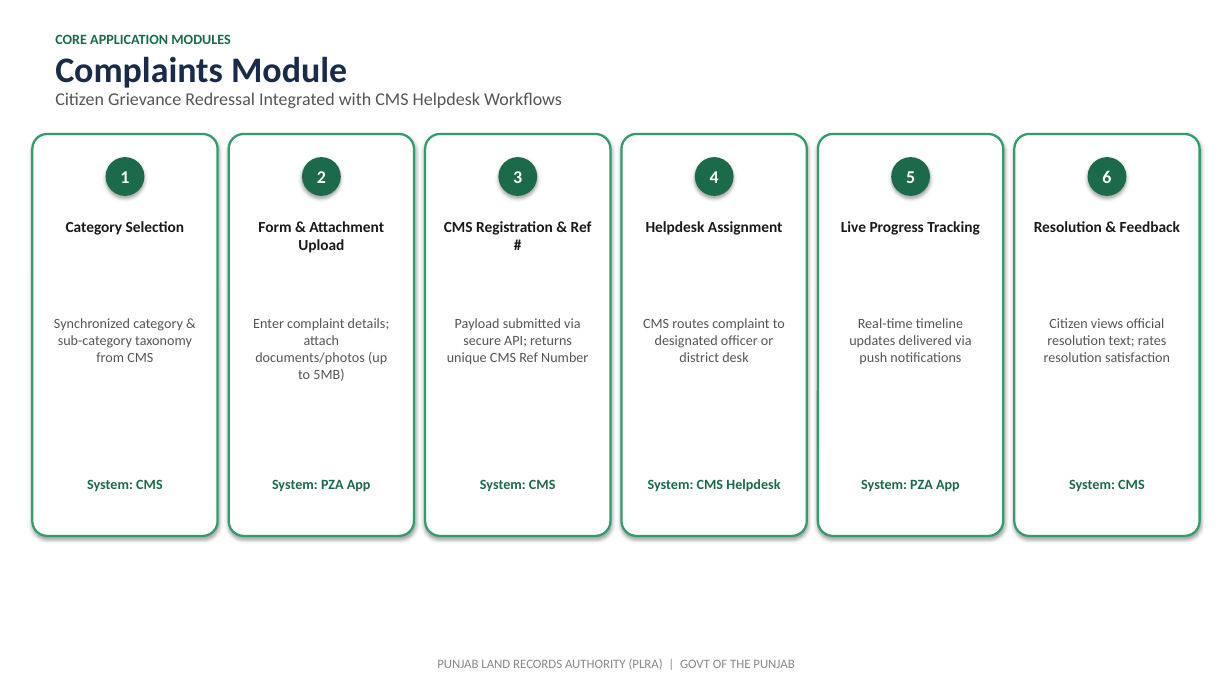
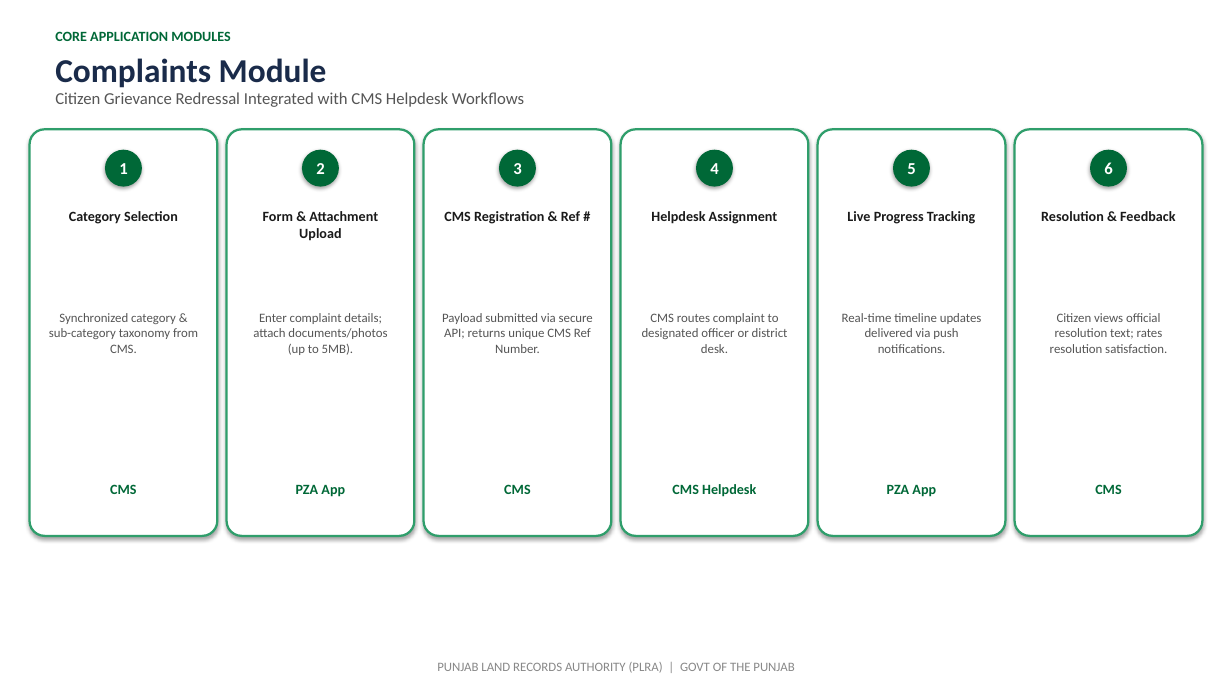
Before and after one commit to GulraizAhmed/GulraizAhmed, a slide deck: slide 14 of Punjab_Zameen_Application.pptx (slide 13 before the commit). Drawn at 1232x693 pixels with LibreOffice and Linux fonts; fonts in the diff are those of the drawing. Boxes give left, top, right and bottom in pixels: in the first picture for what was removed or moved away, otherwise in the second. Text is boxed around its words. In the diff, an @@ line names an element or a change of style, - is before the commit and + after.

```diff
--- a/Punjab_Zameen_Application.pptx
+++ b/Punjab_Zameen_Application.pptx
@@ text "CORE APPLICATION MODULES" at (x1=55, y1=31, x2=230, y2=41): text colour #1B6B4A to #006837; more space between paragraphs @@
@@ text "Complaints Module" at (x1=55, y1=58, x2=327, y2=88): size 28 to 26 pt; more space between paragraphs @@
@@ text "Citizen Grievance Redressal Integrated with ..." at (x1=55, y1=92, x2=524, y2=107): size 14 to 13 pt; more space between paragraphs @@
@@ rounded rectangle resized from (x1=32, y1=134, x2=218, y2=536) to (x1=30, y1=129, x2=217, y2=536) @@
@@ rounded rectangle resized from (x1=229, y1=134, x2=415, y2=536) to (x1=226, y1=129, x2=414, y2=536) @@
@@ rounded rectangle resized from (x1=425, y1=134, x2=611, y2=536) to (x1=423, y1=129, x2=611, y2=536) @@
@@ rounded rectangle resized from (x1=622, y1=134, x2=808, y2=536) to (x1=621, y1=129, x2=809, y2=536) @@
@@ rounded rectangle resized from (x1=818, y1=134, x2=1004, y2=536) to (x1=818, y1=129, x2=1006, y2=536) @@
@@ rounded rectangle resized from (x1=1015, y1=134, x2=1201, y2=536) to (x1=1015, y1=129, x2=1202, y2=536) @@
@@ 5 ellipses moved together from (x1=105, y1=157, x2=930, y2=196) to (x1=105, y1=150, x2=930, y2=187) @@
@@ size 14 to 13 pt; more space between paragraphs; fill #1B6B4A to #006837 in 6 elements at (x1=499, y1=150, x2=536, y2=187), (x1=696, y1=150, x2=733, y2=187), (x1=893, y1=150, x2=930, y2=187), (x1=105, y1=150, x2=142, y2=187), (x1=302, y1=150, x2=339, y2=187), (x1=1091, y1=150, x2=1128, y2=187) @@
@@ ellipse "6" moved from (x1=1088, y1=157, x2=1127, y2=196) to (x1=1091, y1=150, x2=1128, y2=187) @@
@@ text "Category Selection" moved from (x1=66, y1=221, x2=184, y2=235) to (x1=69, y1=211, x2=178, y2=224) @@
@@ size 12 to 11 pt; more space between paragraphs in 6 elements at (x1=651, y1=211, x2=778, y2=224), (x1=1041, y1=211, x2=1175, y2=221), (x1=444, y1=211, x2=580, y2=224), (x1=847, y1=211, x2=975, y2=224), (x1=69, y1=211, x2=178, y2=224), (x1=263, y1=211, x2=378, y2=241) @@
@@ text "Form & Attachment Upload" moved from (x1=258, y1=221, x2=384, y2=253) to (x1=263, y1=211, x2=378, y2=241) @@
@@ text "CMS Registration & Ref #" moved from (x1=444, y1=221, x2=592, y2=235) to (x1=444, y1=211, x2=580, y2=224) @@
@@ text "Helpdesk Assignment" moved from (x1=646, y1=221, x2=783, y2=235) to (x1=651, y1=211, x2=778, y2=224) @@
@@ text "Live Progress Tracking" moved from (x1=841, y1=221, x2=980, y2=235) to (x1=847, y1=211, x2=975, y2=224) @@
@@ text "Resolution & Feedback" moved from (x1=1034, y1=221, x2=1180, y2=232) to (x1=1041, y1=211, x2=1175, y2=221) @@
@@ text at (x1=49, y1=313, x2=198, y2=353): text changed; size 11 to 10 pt @@
-Synchronized category & sub-category taxonomy from CMS
+Synchronized category & sub-category taxonomy from CMS.
@@ text at (x1=253, y1=313, x2=387, y2=355): text changed; size 11 to 10 pt @@
-Enter complaint details; attach documents/photos (up to 5MB)
+Enter complaint details; attach documents/photos (up to 5MB).
@@ text at (x1=442, y1=313, x2=593, y2=353): text changed; size 11 to 10 pt @@
-Payload submitted via secure API; returns unique CMS Ref Number
+Payload submitted via secure API; returns unique CMS Ref Number.
@@ text at (x1=642, y1=313, x2=788, y2=353): text changed; size 11 to 10 pt @@
-CMS routes complaint to designated officer or district desk
+CMS routes complaint to designated officer or district desk.
@@ text at (x1=842, y1=313, x2=982, y2=353): text changed; size 11 to 10 pt @@
-Real-time timeline updates delivered via push notifications
+Real-time timeline updates delivered via push notifications.
@@ text at (x1=1050, y1=313, x2=1167, y2=353): text changed; size 11 to 10 pt @@
-Citizen views official resolution text; rates resolution satisfaction
+Citizen views official resolution text; rates resolution satisfaction.
@@ text at (x1=110, y1=484, x2=136, y2=494): text changed; text colour #1B6B4A to #006837 @@
-System: CMS
+CMS
@@ text at (x1=296, y1=485, x2=345, y2=497): text changed; text colour #1B6B4A to #006837 @@
-System: PZA App
+PZA App
@@ text at (x1=504, y1=484, x2=530, y2=494): text changed; text colour #1B6B4A to #006837 @@
-System: CMS
+CMS
@@ text at (x1=672, y1=484, x2=756, y2=497): text changed; text colour #1B6B4A to #006837 @@
-System: CMS Helpdesk
+CMS Helpdesk
@@ text at (x1=887, y1=485, x2=936, y2=497): text changed; text colour #1B6B4A to #006837 @@
-System: PZA App
+PZA App
@@ text at (x1=1095, y1=484, x2=1121, y2=494): text changed; text colour #1B6B4A to #006837 @@
-System: CMS
+CMS
@@ text "PUNJAB LAND RECORDS AUTHORITY (PLRA) ..." at (x1=437, y1=662, x2=794, y2=673): more space between paragraphs @@
```
Also in this commit, not shown: 16 other slides changed, 7 slides added, 7 slides removed, 2 other files.
